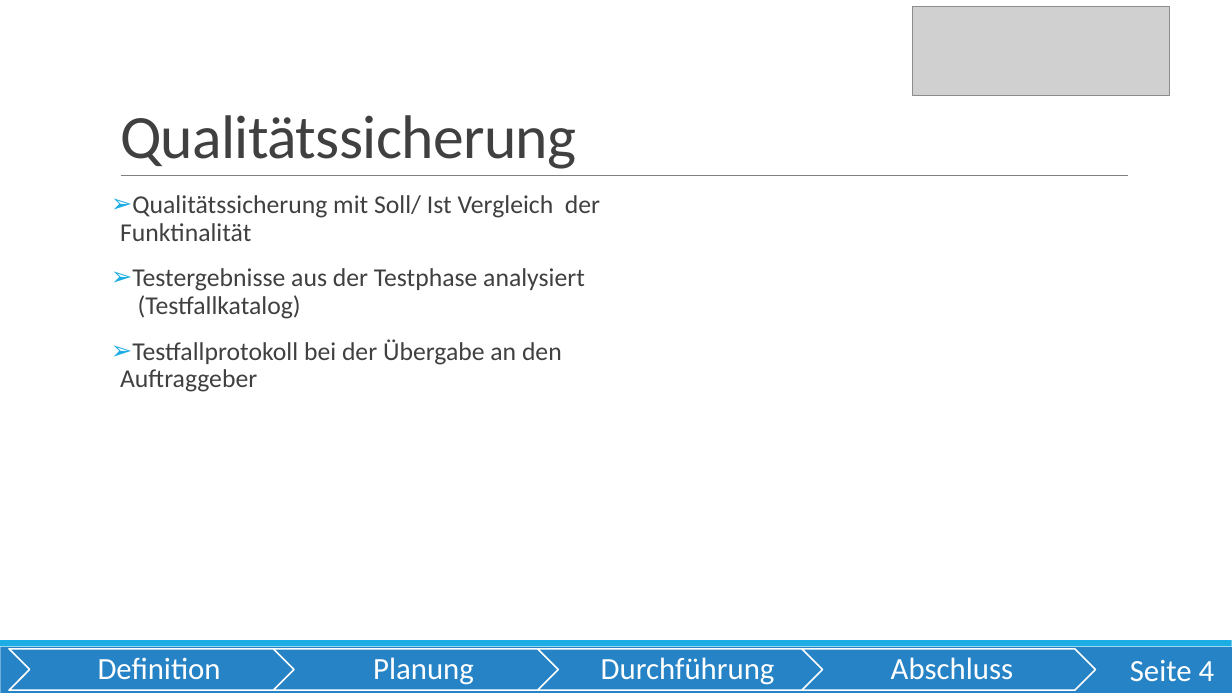
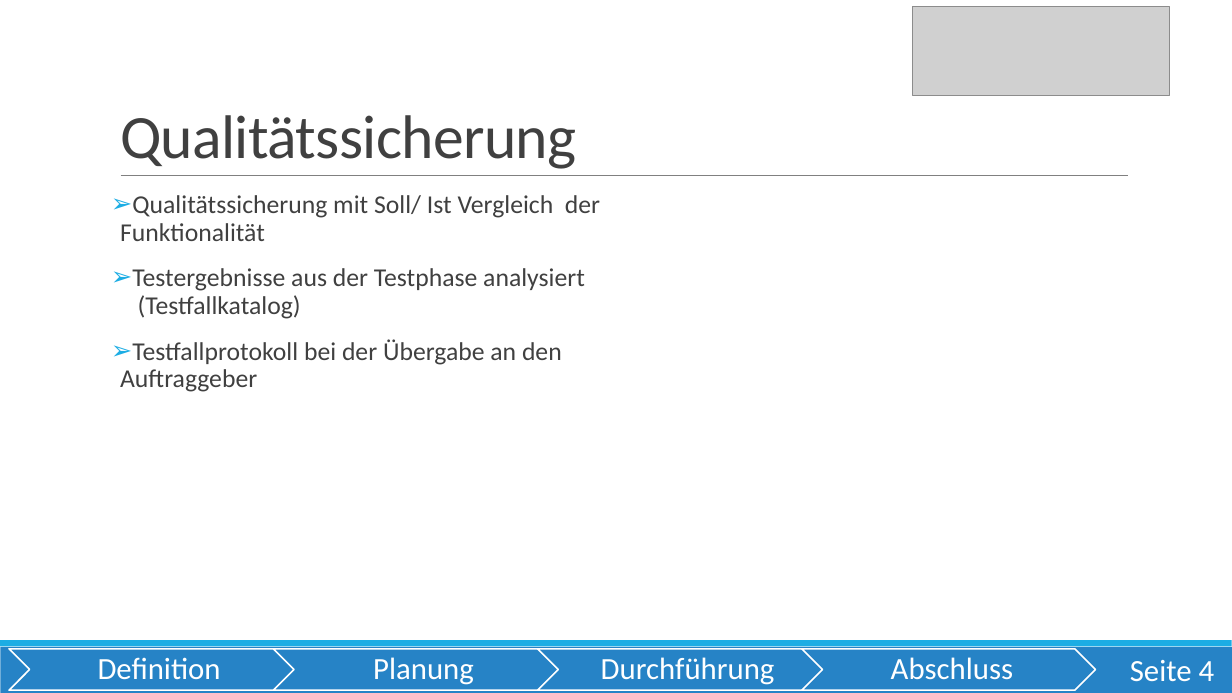
Before and after one commit to OberstufenprojektVOIP/OSP_VOIP, a slide deck: slide 4 of Pr-sentation/Präsi Tim Abschluss.pptx. Drawn at 1232x693 pixels with LibreOffice and Linux fonts; fonts in the diff are those of the drawing; grey boxes stand for pictures. Boxes give left, top, right and bottom in pixels: in the first picture for what was removed or moved away, otherwise in the second. Text is boxed around its words. In the diff, an @@ line names an element or a change of style, - is before the commit and + after.

```diff
--- a/Pr-sentation/Präsi Tim Abschluss.pptx
+++ b/Pr-sentation/Präsi Tim Abschluss.pptx
@@ text at (120,195,600,241): text changed @@
-➢ Qualitätssicherung mit Soll/ Ist Vergleich der Funktinalität
+➢ Qualitätssicherung mit Soll/ Ist Vergleich der Funktionalität
```
